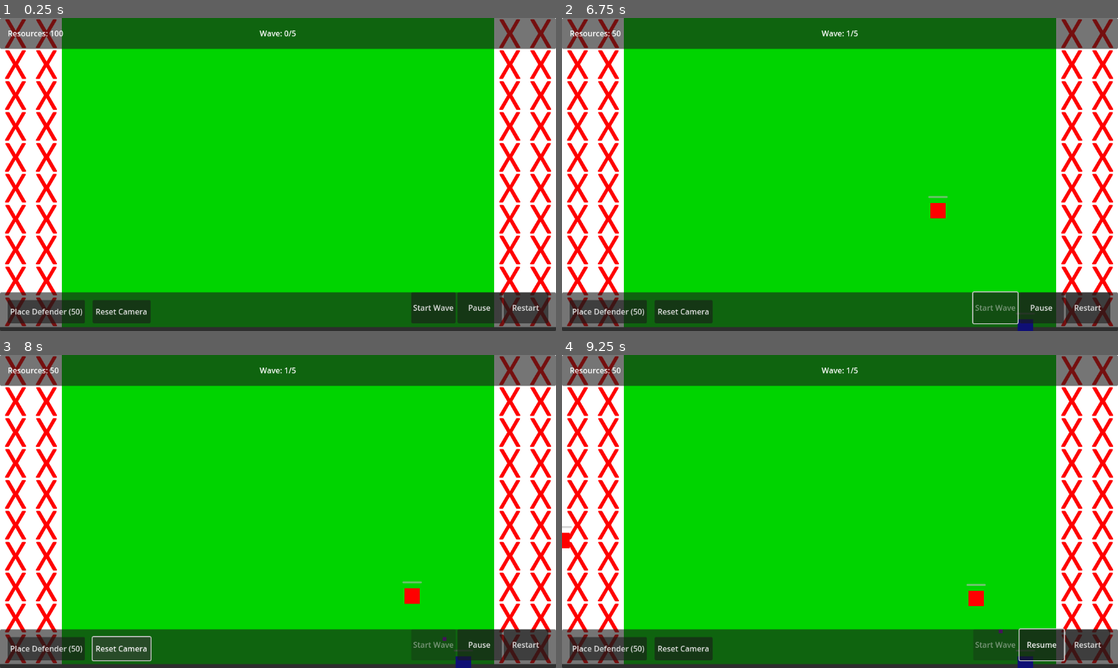
Above: before the commit, frames 1-4 (two rows, left to right).
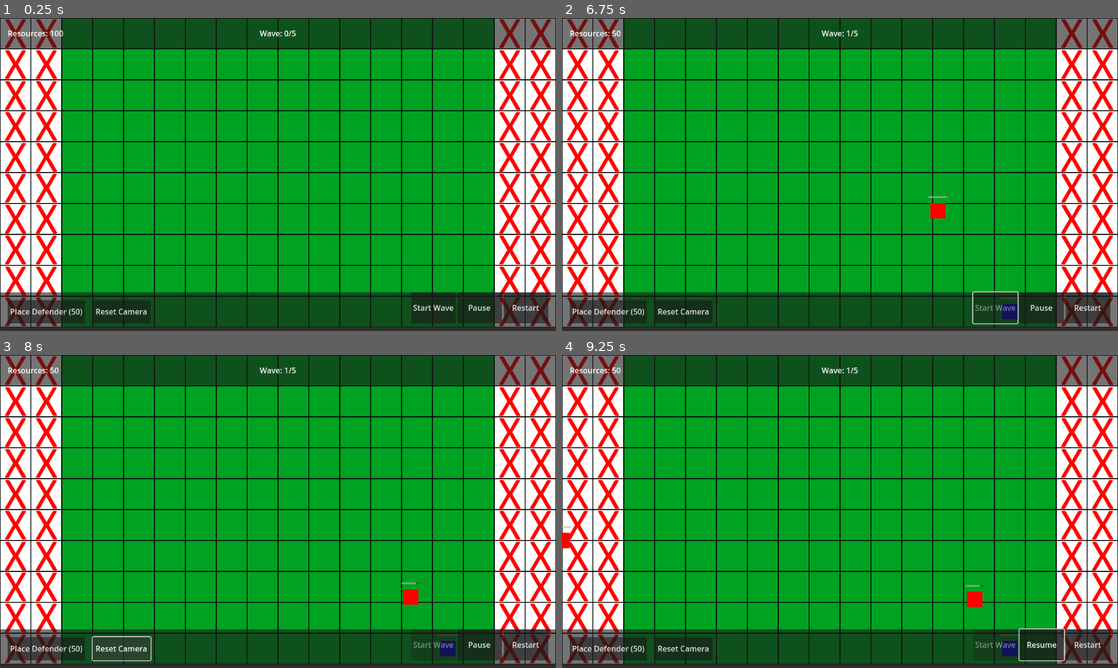
Above: after the commit, the same moments.

Repository: BerkZerker/Skyland-Defenders
Game: Godot game, scene res://scenes/game.tscn
The game is run twice, just before and just after one commit, with the same random seed, the same clock (stepped at 60 frames per second) and the same inputs.
Inputs (mouse positions are in pixels of both pictures, inside the frame that each line leads up to):
- Up to frame 1 (0.25 s): no input
- Up to frame 2 (6.75 s): click "Start Wave" at 0.5 s; click "Restart" at 1.25 s; click "Start Wave" at 2 s; click "Restart" at 2.75 s; click "Restart" at 3.5 s; click "Place Defender (50)" at 4.25 s; click "Place Defender (50)" at 5 s; click "Place Defender (50)" at 5.75 s; click "Start Wave" at 6.5 s
- Up to frame 3 (8 s): click "Reset Camera" at 7.25 s
- Up to frame 4 (9.25 s): click "Pause" at 8 s; move the mouse to (962, 495) at 8.77 s; click (962, 495) at 8.92 s

The runs differ from the first frame. In frame 1, 64% of the frame differs, in the area x 0-100%, y 0-99%; in frame 2, 64%; in frame 3, 64%, in the area x 0-100%, y 0-100%; in frame 4, 64%.

Commit message:
fixed textures and defender placement

Diff:
--- a/scenes/level.tscn
+++ b/scenes/level.tscn
@@ -4,7 +4,7 @@
 [ext_resource type="Script" uid="uid://0dfex6kwpwne" path="res://scripts/systems/grid_system.gd" id="1_bnqkl"]
 [ext_resource type="Texture2D" uid="uid://bhyxqlsnbt04k" path="res://assets/textures/valid-tile.png" id="2_r51st"]
 [ext_resource type="Texture2D" uid="uid://e43h2luop7n6" path="res://assets/textures/invalid-tile.png" id="3_qtwun"]
-[ext_resource type="Texture2D" uid="uid://ck21vjgny6lkp" path="res://assets/textures/enemy-spawn.png" id="3_t1tqp"]
+[ext_resource type="Texture2D" uid="uid://crulo8cpw0ppc" path="res://assets/textures/enemy-spawn-tile.png" id="4_ppgk2"]
 
 [sub_resource type="TileSetAtlasSource" id="TileSetAtlasSource_0vvlh"]
 texture = ExtResource("2_r51st")
@@ -17,7 +17,7 @@
 0:0/0 = 0
 
 [sub_resource type="TileSetAtlasSource" id="TileSetAtlasSource_ifvcq"]
-texture = ExtResource("3_t1tqp")
+texture = ExtResource("4_ppgk2")
 texture_region_size = Vector2i(64, 64)
 0:0/0 = 0
 
--- a/scripts/systems/grid_system.gd
+++ b/scripts/systems/grid_system.gd
@@ -94,13 +94,32 @@
 	return grid_bounds.has_point(cell)
 
 func get_cell_position(grid_position: Vector2i) -> Vector2:
-	# Use TileMapLayer's built-in method to convert grid position to world position
-	# map_to_local returns the top-left corner of the cell, so add half cell size to get center
-	return map_to_local(grid_position) + Vector2(tile_set.tile_size) / 2
+	# Get the tile size
+	var tile_size_vec = Vector2(tile_set.tile_size)
+
+	# First get the local position (relative to the TileMap)
+	var local_pos = Vector2(
+		grid_position.x * tile_size_vec.x + tile_size_vec.x / 2,
+		grid_position.y * tile_size_vec.y + tile_size_vec.y / 2
+	)
+
+	# Then convert to global position by applying the TileMap's transform
+	# Since we're extending TileMapLayer, we can use our own transform
+	return to_global(local_pos)
 
 func get_grid_position(world_position: Vector2) -> Vector2i:
-	# Use TileMapLayer's built-in method to convert world position to grid position
-	return local_to_map(world_position)
+	# First convert the world position to local position (relative to the TileMap)
+	# Since we're extending TileMapLayer, we can use our own transform
+	var local_pos = to_local(world_position)
+
+	# Get the tile size
+	var tile_size_vec = Vector2(tile_set.tile_size)
+
+	# Divide local position by tile size and floor to get grid position
+	return Vector2i(
+		int(local_pos.x / tile_size_vec.x),
+		int(local_pos.y / tile_size_vec.y)
+	)
 
 func place_defender(grid_position: Vector2i, defender_node: Node2D) -> bool:
 	if not is_cell_valid_for_placement(grid_position):
Binary file added: assets/textures/enemy-spawn-tile.png
Not shown, changed: assets/textures/enemy-spawn-tile.png.import
Binary file removed: assets/textures/enemy-spawn.png
Binary file changed: assets/textures/invalid-tile.png
Binary file changed: assets/textures/valid-tile.png
